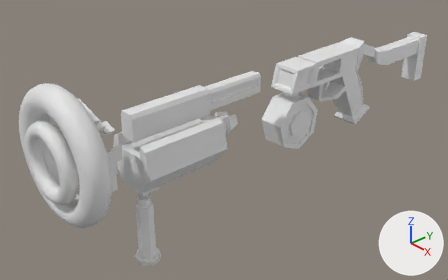
One commit to the Blender file Assets/Models/shotgun.blend: the scene before it, then after it.
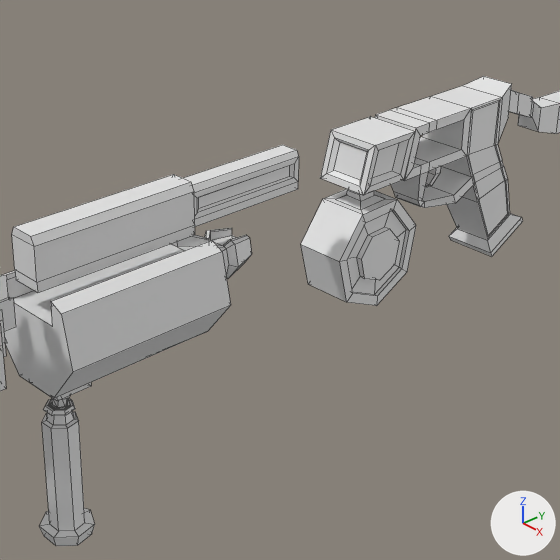
There are two pictures of each version: one whole from a 50 mm lens placed at (1.239, -1.617, 0.731), pointed at (-0.085, -0.418, -0.179), one close up on the part from 26% to 87% of the width and 0% to 97% of the height. Lighting does not change. The marker at lower right points along +X, +Y and +Z. The close-ups show mesh edges as thin lines.
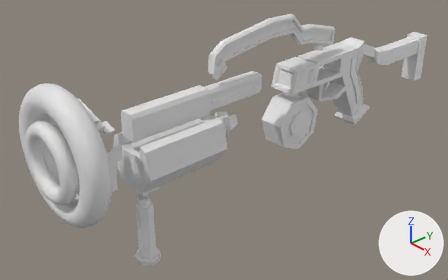
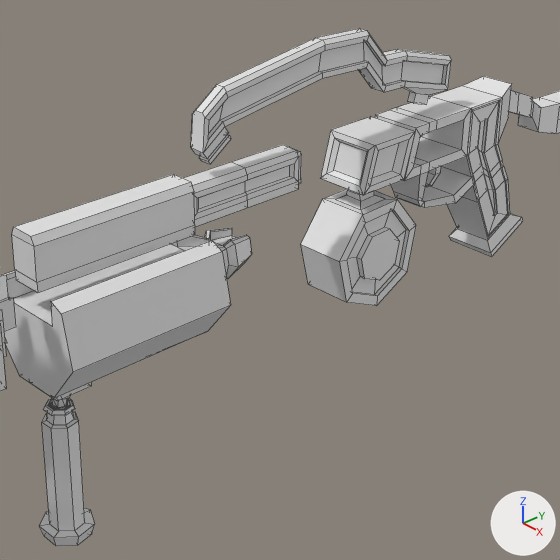
Boxes (x1, y1, x2, y2) around the edits, measured in the close-ups (560 x 560 px):
```json
{"object": "Cube.005", "change": "reshaped", "before": [12, 145, 299, 293], "after": [12, 145, 301, 293]}
{"object": "Cube", "change": "shown", "after": [191, 28, 451, 164]}
{"part": 1, "of": "me_cube_001", "change": "added", "after": [469, 101, 507, 235]}
{"part": 2, "of": "me_cube_008", "change": "added", "after": [290, 147, 301, 184]}
{"part": 3, "of": "me_cube_008", "change": "added", "after": [183, 145, 299, 227]}
```

The change, as JSON lines over the scene's bpy script:
```json
{"op": "add", "block": "mat_emissive", "code": ["mat_emissive = principled_material('Emissive')", "mat_emissive.base_color = (0.8, 0.8, 0.8)  # white #e7e7e7"]}
{"op": "add", "block": "mat_metal", "code": ["mat_metal = principled_material('Metal')", "mat_metal.base_color = (0.8, 0.8, 0.8)  # white #e7e7e7"]}
{"block": "me_cube", "where": "# used by ob_cube; location = (0.0, 0.0, 0.0)"}
{"op": "remove", "block": "me_cube", "code": "me_cube.from_pydata(...)  # 8 vertices, 6 faces; spans x -1.0..1.0, y -1.0..1.0, z -1.0..1.0"}
{"op": "remove", "block": "me_cube", "code": "me_cube.materials.append(mat_material)  # white #e7e7e7"}
{"op": "add", "block": "me_cube", "code": "me_cube.from_pydata(...)  # 122 vertices, 118 faces; spans x -0.02..0.01, y -0.23..0.3, z -0.05..0.09"}
{"block": "me_cube", "change": "me_cube part 4: 8 vertices removed from x -1.0..1.0, y -1.0..1.0, z -1.0..1.0; 122 vertices added at x -0.02..0.01, y -0.23..0.3, z -0.05..0.09"}
{"op": "add", "block": "me_cube", "code": "me_cube.materials.append(mat_metal)  # white #e7e7e7"}
{"op": "add", "block": "me_cube", "code": "me_cube.materials.append(mat_emissive)  # white #e7e7e7"}
{"block": "me_cube_001", "where": "# used by ob_cube_001; location = (0.0, 0.0, 0.0)"}
{"op": "remove", "block": "me_cube_001", "code": "me_cube_001.from_pydata(...)  # 128 vertices, 130 faces; spans x -0.047..0.047, y -0.148..0.187, z -0.246..0.06"}
{"op": "add", "block": "me_cube_001", "code": "me_cube_001.from_pydata(...)  # 200 vertices, 202 faces; spans x -0.047..0.047, y -0.148..0.187, z -0.246..0.06"}
{"block": "me_cube_001", "change": "me_cube_001 part 1: 72 vertices added at x -0.039..0.039, y 0.042..0.124, z -0.177..0.017"}
{"op": "add", "block": "me_cube_001", "code": "me_cube_001.materials.append(mat_metal)  # white #e7e7e7"}
{"op": "add", "block": "me_cube_001", "code": "me_cube_001.materials.append(mat_emissive)  # white #e7e7e7"}
{"block": "me_cube_008", "where": "# used by ob_cube_005; location = (0.0, -0.464, 0.036); scale = (0.0248, 0.0248, 0.0248)"}
{"op": "remove", "block": "me_cube_008", "code": "me_cube_008.from_pydata(...)  # 48 vertices, 46 faces; spans x -1.0..1.0, y -14.8..4.0, z -1.6..1.5"}
{"op": "add", "block": "me_cube_008", "code": "me_cube_008.from_pydata(...)  # 92 vertices, 92 faces; spans x -1.0..1.0, y -14.8..4.5, z -1.6..1.5"}
{"block": "me_cube_008", "change": "me_cube_008 part 2: 28 vertices added at x -0.6..0.6, y 4.0..4.5, z -1.0..1.0"}
{"block": "me_cube_008", "change": "me_cube_008 part 3: 16 vertices added at x -0.8..0.8, y -0.1, z -1.3..1.2"}
{"op": "add", "block": "me_cube_008", "code": "me_cube_008.materials.append(mat_metal)  # white #e7e7e7"}
{"op": "add", "block": "me_cube_008", "code": "me_cube_008.materials.append(mat_emissive)  # white #e7e7e7"}
{"op": "remove", "block": "ob_cube", "code": "ob_cube.hide_set(True)"}
{"op": "set", "path": "ob_cube.location", "old": "(0.0, 0.0, 0.0)", "new": "(0.0, -0.315, 0.125)"}
{"op": "set", "path": "ob_cube.rotation_euler", "old": "(0.0, 0.0, 0.0)", "new": "(-0.0674, 0.0, 0.0)", "note": "degrees (0, 0, 0) -> degrees (-3.9, 0, 0)"}
```
